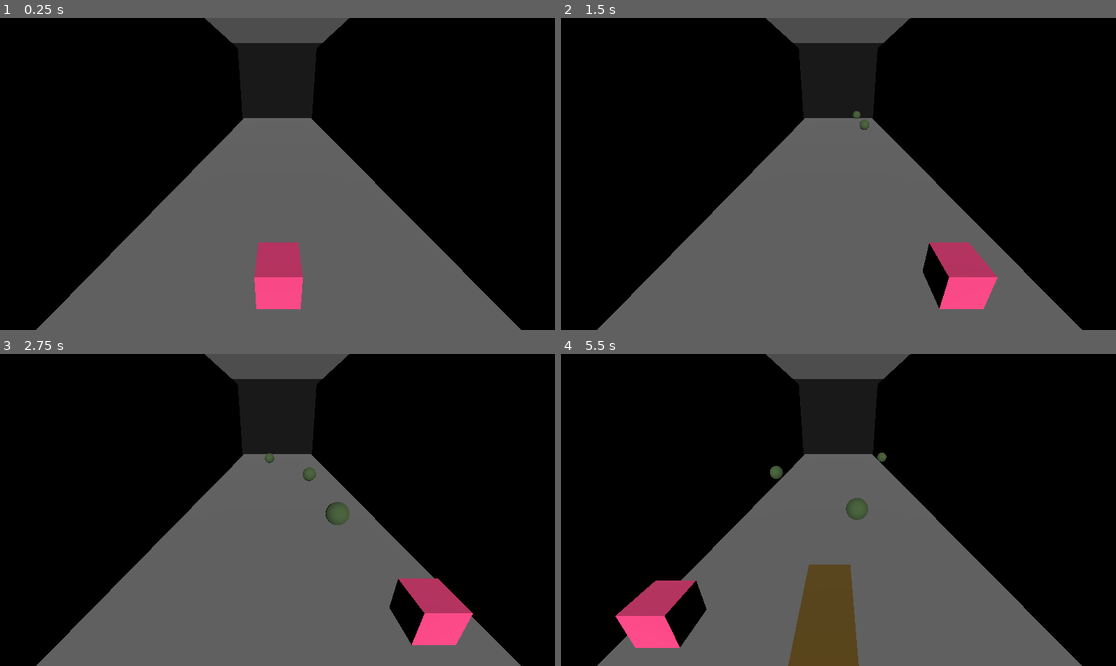
Above: before the commit, frames 1-4 (two rows, left to right).
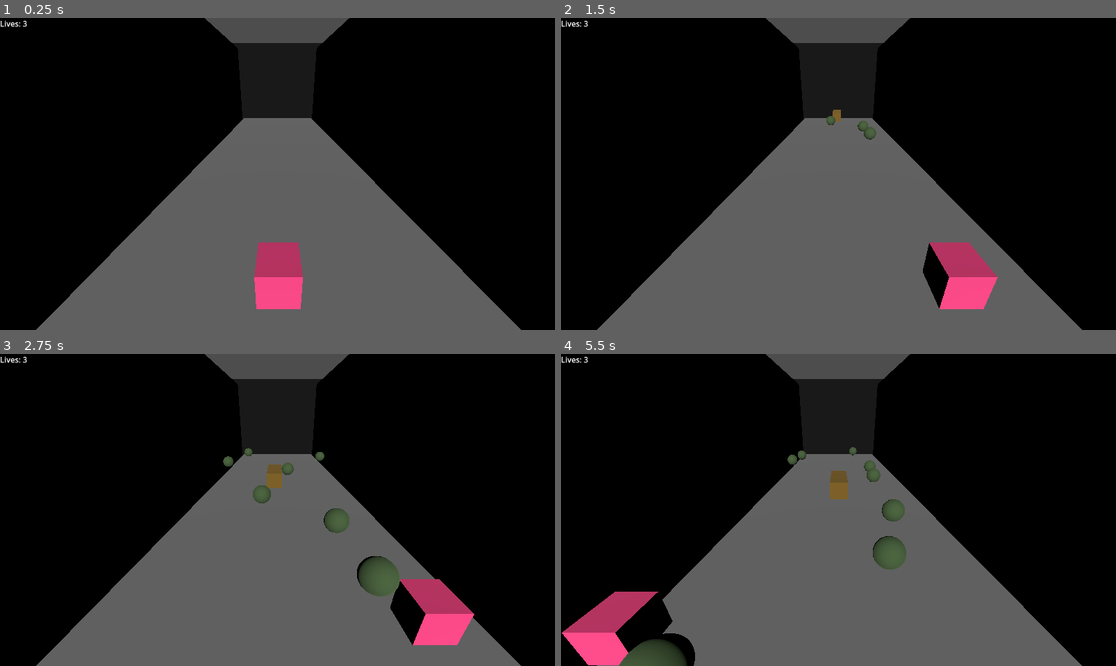
Above: after the commit, the same moments.

Repository: DoggyRuff6132/codedaylawinter2024
Game: Godot game, scene res://base_scene.tscn
Same seed, same stepped clock (60 frames per second), same inputs: the game is played once before the commit and once after it.
Inputs:
- Up to frame 1 (0.25 s): no input
- Up to frame 2 (1.5 s): hold D (Right) 0.53-1.28 s; tap S (Slide) at 0.6, 1.35 s; tap W (Jump) at 0.77 s; hold A (Left) from 1.28 s (still down)
- Up to frame 3 (2.75 s): tap W (Jump) at 1.52 s; release A (Left) at 2.03 s; hold D (Right) from 2.03 s (still down); tap S (Slide) at 2.1 s
- Up to frame 4 (5.5 s): tap S (Slide) every 0.75 s from 2.85 to 5.1 s; tap W (Jump) at 3.02, 3.77, 4.52 s; release D (Right) at 3.53 s; hold A (Left) from 3.53 s (still down)

The runs differ from the first frame. In frame 1, less than 0.1% of the frame differs, in the area x 0-5%, y 0-3%; in frame 2, 0.3%; in frame 3, 1.8%; in frame 4, 9.8%, in the area x 0-63%, y 0-100%.

Commit message:
life count

Diff:
--- a/CodeDayLA2024/Player.gd
+++ b/CodeDayLA2024/Player.gd
@@ -7,6 +7,9 @@
 # Get the gravity from the project settings to be synced with RigidBody nodes.
 var gravity = ProjectSettings.get_setting("physics/3d/default_gravity")
 var lifecount=3
+
+func _ready():
+	_updateLifeCounter()
 
 func _physics_process(delta):
 	# Add the gravity.
@@ -37,7 +40,7 @@
 	move_and_slide()
 
 func gameover():
-	$Label.set_text("Game Over")
+	$GameOverLabel.set_text("Game Over")
 
 	$Health.Die()
 	position.y= -1
@@ -45,3 +48,7 @@
 	print("resapwning!")
 	position.z = -1
 	lifecount-=1
+	_updateLifeCounter()
+
+func _updateLifeCounter():
+	$LifeCounter.set_text("Lives: " + str(lifecount))
--- a/CodeDayLA2024/Player.tscn
+++ b/CodeDayLA2024/Player.tscn
@@ -34,7 +34,7 @@
 [node name="MeshInstance3D" type="MeshInstance3D" parent="."]
 mesh = SubResource("BoxMesh_ltiep")
 
-[node name="Label" type="Label" parent="."]
+[node name="GameOverLabel" type="Label" parent="."]
 offset_left = 480.0
 offset_top = 320.0
 offset_right = 567.0
@@ -44,3 +44,7 @@
 theme_type_variation = &"HeaderLarge"
 text = "
 "
+
+[node name="LifeCounter" type="Label" parent="."]
+offset_right = 40.0
+offset_bottom = 23.0
--- a/CodeDayLA2024/base_scene.tscn
+++ b/CodeDayLA2024/base_scene.tscn
@@ -38,7 +38,7 @@
 transform = Transform3D(1, 0, 0, 0, 0.914882, 0.403721, 0, -0.403721, 0.914882, 0, 2.40261, 2.39791)
 
 [node name="Spawner" parent="." instance=ExtResource("3_a2qr7")]
-timeBetweenSpawns = 0.7
+timeBetweenSpawns = 0.3
 
 [node name="StaticBody3D2" type="StaticBody3D" parent="."]
 transform = Transform3D(-4.37114e-08, -1, 0, 1, -4.37114e-08, 0, 0, 0, 1, -5.35463, 4.068, -8.14196)
